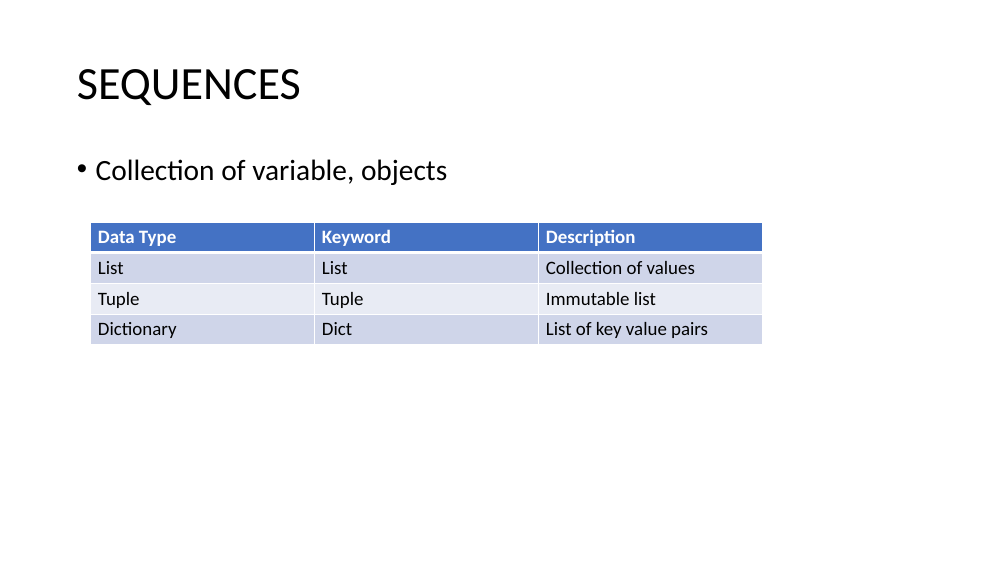
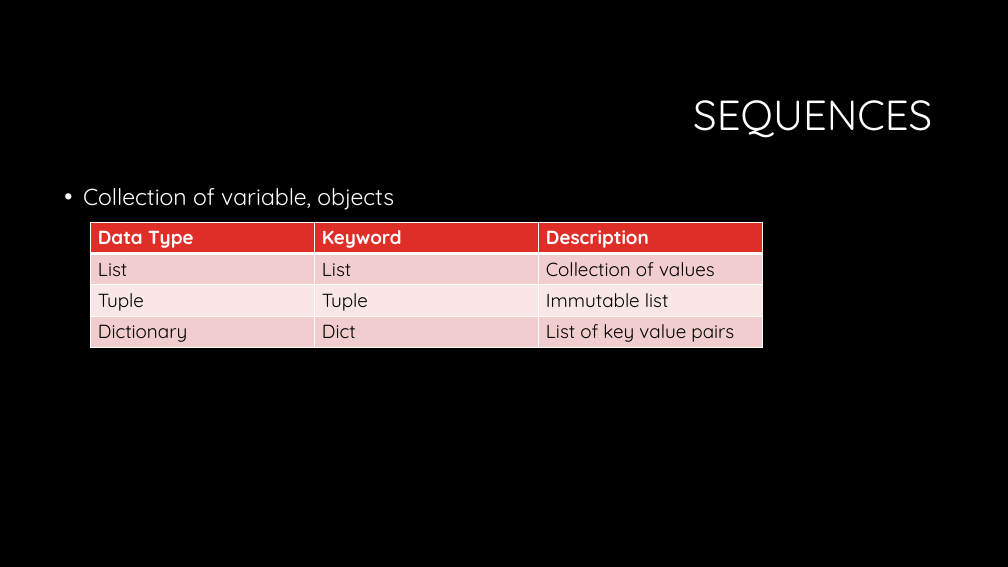
Before and after one commit to LuyangYin1/Python-for-everyone, a slide deck: slide 10 of Class-1/Python For Everyone.pptx. Drawn at 1008x567 pixels with LibreOffice and Linux fonts; fonts in the diff are those of the drawing; background and template pictures are left out. Boxes give left, top, right and bottom in pixels: in the first picture for what was removed or moved away, otherwise in the second. Text is boxed around its words. In the diff, an @@ line names an element or a change of style, - is before the commit and + after.

```diff
--- a/Class-1/Python For Everyone.pptx
+++ b/Class-1/Python For Everyone.pptx
@@ background #FFFFFF to #000000 @@
@@ title "SEQUENCES": place and size @@
-title "SEQUENCES" at <box>77,69,301,105</box>
+title "SEQUENCES" at <box>693,100,932,138</box>
@@ title "SEQUENCES" at <box>693,100,932,138</box>: size 44 to 40 pt, font Calibri to Quicksand, text colour #000000 to #FFFFFF; alignment left to right @@
@@ text "Collection of variable, objects": place and size @@
-text "Collection of variable, objects" at <box>96,159,447,185</box>
+text "Collection of variable, objects" at <box>83,188,394,210</box>
@@ text "Collection of variable, objects" at <box>83,188,394,210</box>: size 28 to 22 pt, font Calibri to Quicksand, text colour #000000 to #FFFFFF @@
@@ table at <box>91,222,762,346</box> @@
@@ fill #4472C4 to #DF2E28 in row 1 @@
@@ fill #CFD5EA to #F3CDCD in 6 cells @@
@@ fill #E9EBF5 to #F9E8E8 in row 3 @@
@@ font Calibri to Quicksand @@
```
Also in this commit, not shown: 15 other slides changed.
